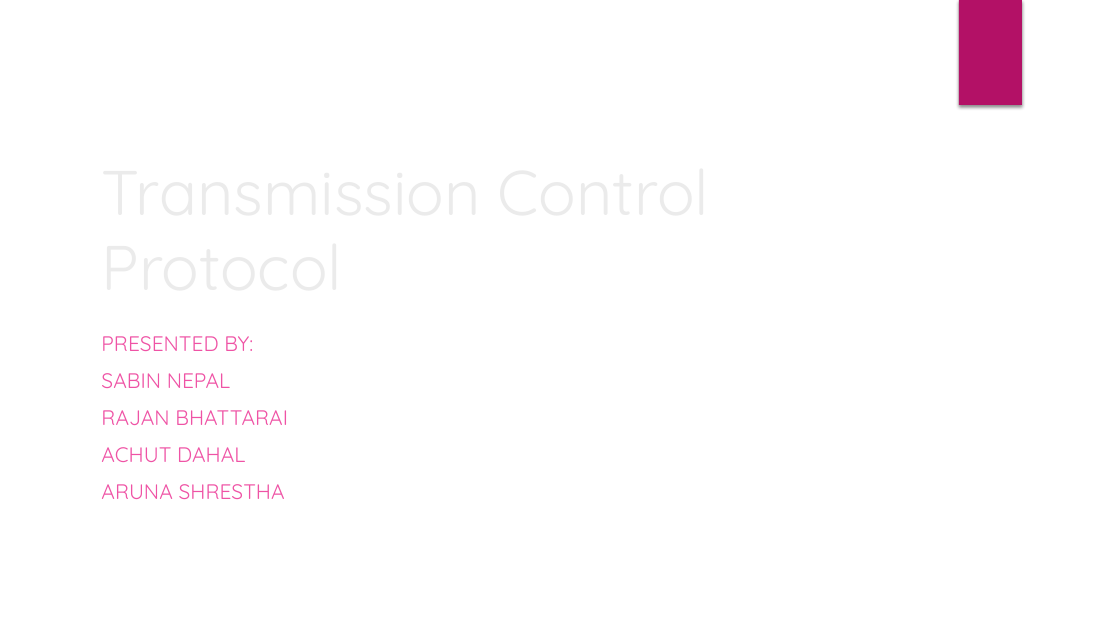
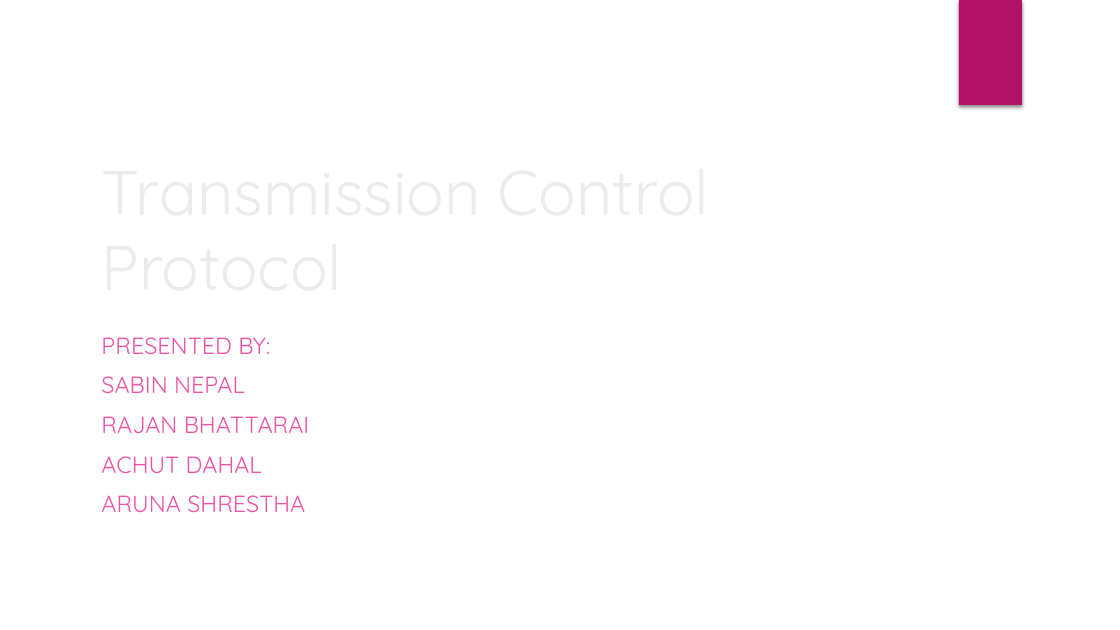
Before and after one commit to aruna02/tcp_presentation, a slide deck: slide 1 of Transmission Control Protocol.pptx. Drawn at 1120x630 pixels with LibreOffice and Linux fonts; fonts in the diff are those of the drawing; background and template pictures are left out. Boxes give left, top, right and bottom in pixels: in the first picture for what was removed or moved away, otherwise in the second. Text is boxed around its words. In the diff, an @@ line names an element or a change of style, - is before the commit and + after.

```diff
--- a/Transmission Control Protocol.pptx
+++ b/Transmission Control Protocol.pptx
@@ subtitle "PRESENTED BY:" at [101, 337, 309, 512]: size 18 to 20 pt @@
```
Also in this commit, not shown: 3 other slides changed, 7 slides added, 1 slide removed.
